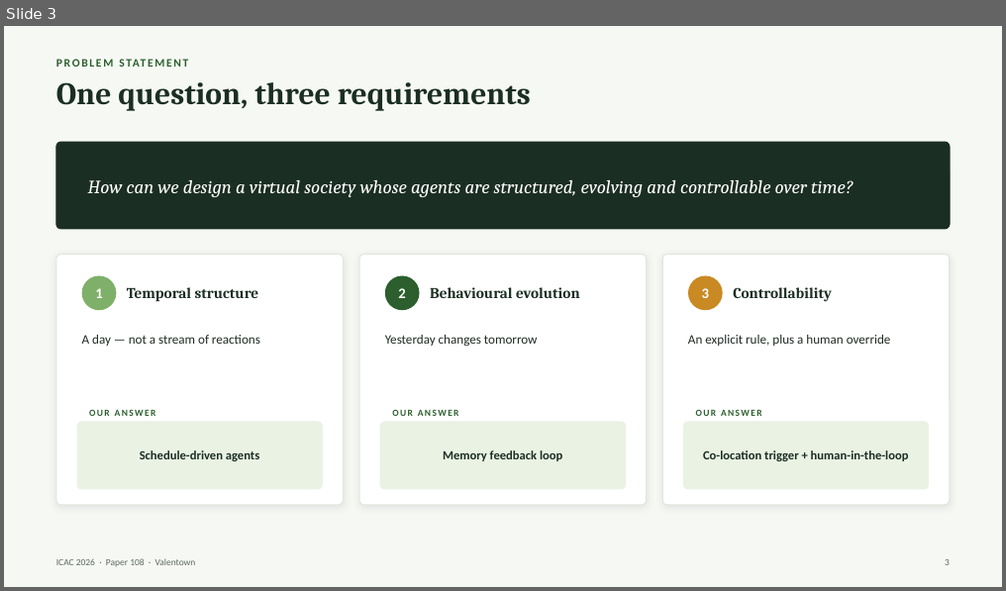
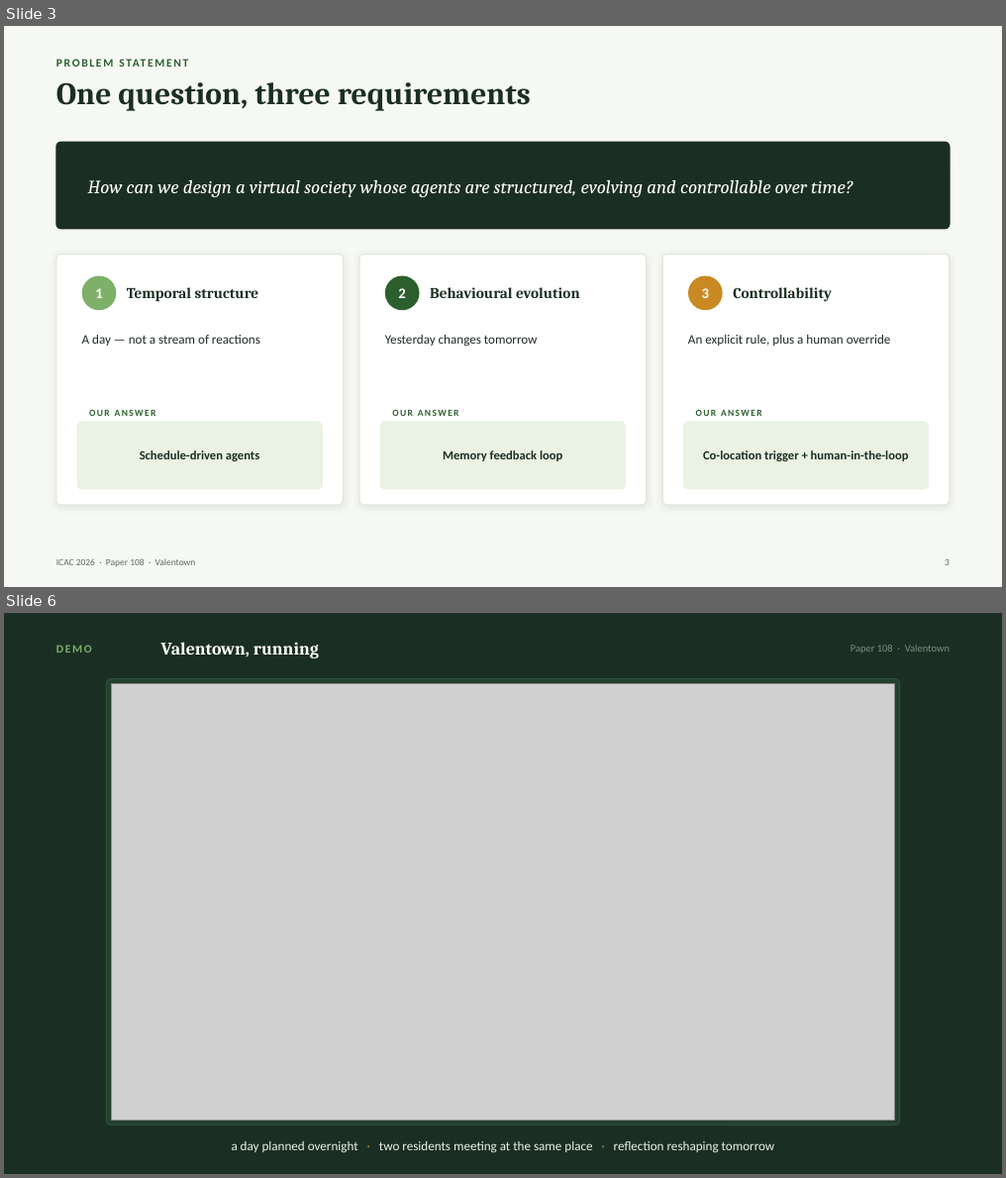
Before and after one commit to aoaoguo2003/valentown, a slide deck: docs/icac2026/ICAC2026_Paper108_Valentown.pptx. Shown one above the other, each under a label of ours: slide 3 before the commit, slides 3 and 6 after it; the slides between them are not shown. The pictures are 1006x591 and 1006x1178 pixels, drawn with LibreOffice and Linux fonts; fonts in the diff are those of the drawing; grey boxes stand for pictures. Boxes give left, top, right and bottom in pixels: in the first picture for what was removed or moved away, otherwise in the second. Text is boxed around its words. In the diff, an @@ line names an element or a change of style, - is before the commit and + after.

```diff
--- a/docs/icac2026/ICAC2026_Paper108_Valentown.pptx
+++ b/docs/icac2026/ICAC2026_Paper108_Valentown.pptx
@@ slide 6 added at (4,613,1002,1174), background #1B2E23 @@
@@ text added at (161,642,319,659), 17 pt, text #FFFFFF, bold @@
+Valentown, running
@@ text added at (56,645,92,653), 11 pt, text #7FB069, bold @@
+DEMO
@@ text added at (850,645,949,654), 10 pt, text #7C8F7C @@
+Paper 108 · Valentown
@@ rounded rectangle added at (107,679,900,1125), fill #24402F, outline #2F4E3A 1 pt @@
@@ picture added at (112,684,895,1120) @@
@@ text added at (232,1142,775,1154), 12.5 pt, text #EAF2E4 @@
+a day planned overnight · two residents meeting at the same place · reflection reshaping tomorrow
```
Also in this commit, not shown: 10 slides changed, 3 other files.
